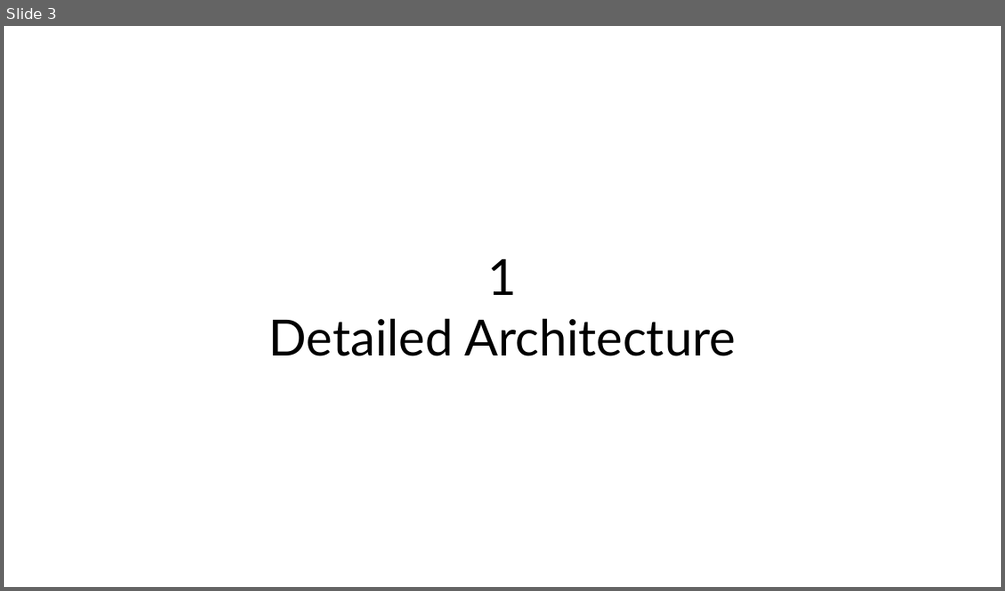
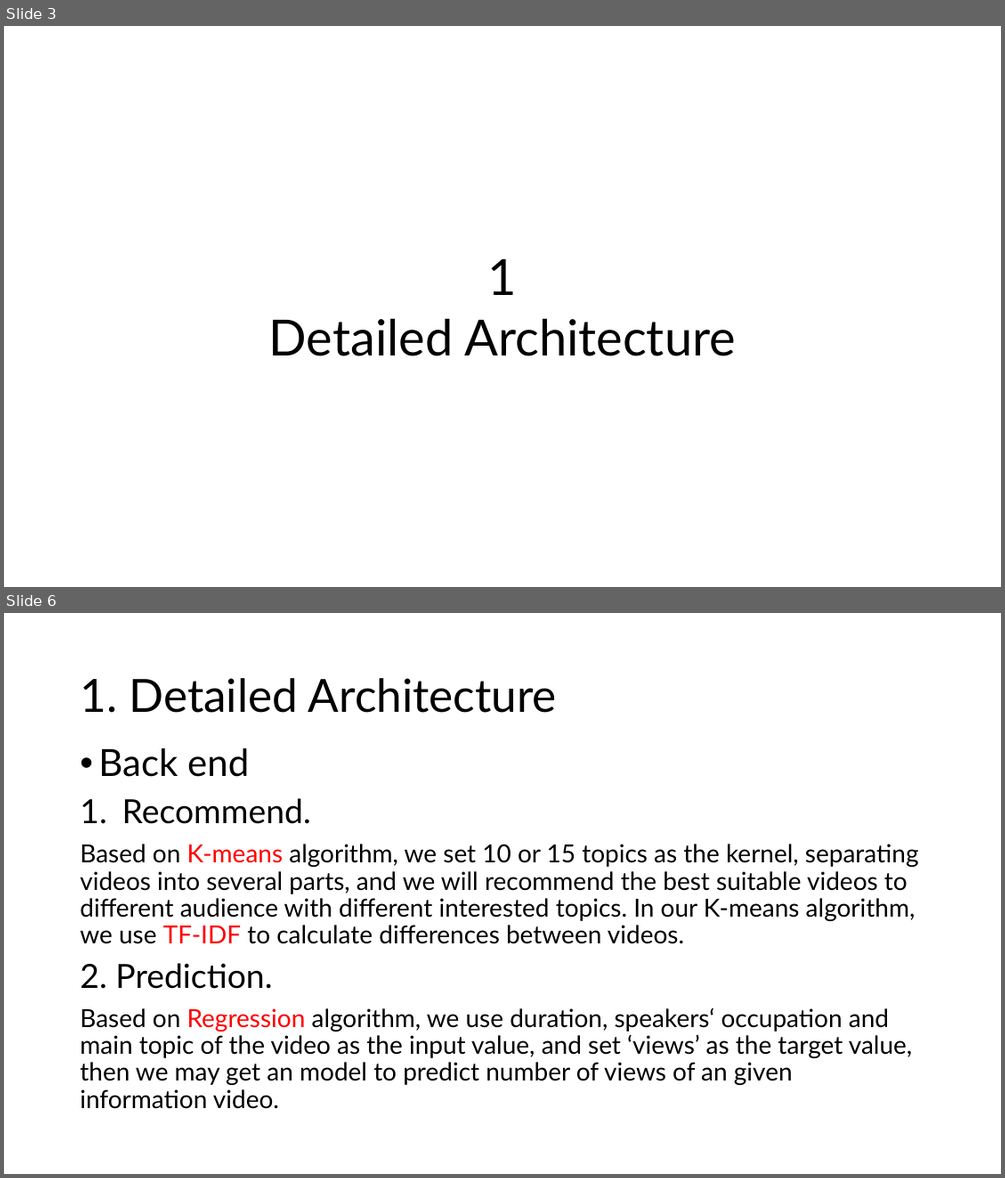
Before and after one commit to SilentStars/TEDTalksDataMining, a slide deck: Documents/Documents&Slides/ElaborationStep.pptx. Shown one above the other, each under a label of ours: slide 3 before the commit, slides 3 and 6 after it; the slides between them are not shown. The pictures are 1005x591 and 1005x1178 pixels, drawn with LibreOffice and Linux fonts; fonts in the diff are those of the drawing. Boxes give left, top, right and bottom in pixels: in the first picture for what was removed or moved away, otherwise in the second. Text is boxed around its words. In the diff, an @@ line names an element or a change of style, - is before the commit and + after.

```diff
--- a/Documents/Documents&Slides/ElaborationStep.pptx
+++ b/Documents/Documents&Slides/ElaborationStep.pptx
@@ slide 6 added at (4,613,1001,1174), background #FFFFFF @@
@@ title added at (80,678,557,713), 44 pt, text #000000 @@
+1. Detailed Architecture
@@ text added at (80,748,919,1109), 24 pt, text #000000 @@
+• Back end
+1. Recommend.
+Based on K-means algorithm, we set 10 or 15 topics as the kernel, separating videos into several parts, and we will recommend the best suitable videos to different audience with different interested topics. In our K-means algorithm, we use TF-IDF to calculate differences between videos.
+2. Prediction.
+Based on Regression algorithm, we use duration, speakers‘ occupation and main topic of the video as the input value, and set ‘views’ as the target value, then we may get an model to predict number of views of an given information video.
```
Also in this commit, not shown: 5 slides changed, 14 other slides added.
